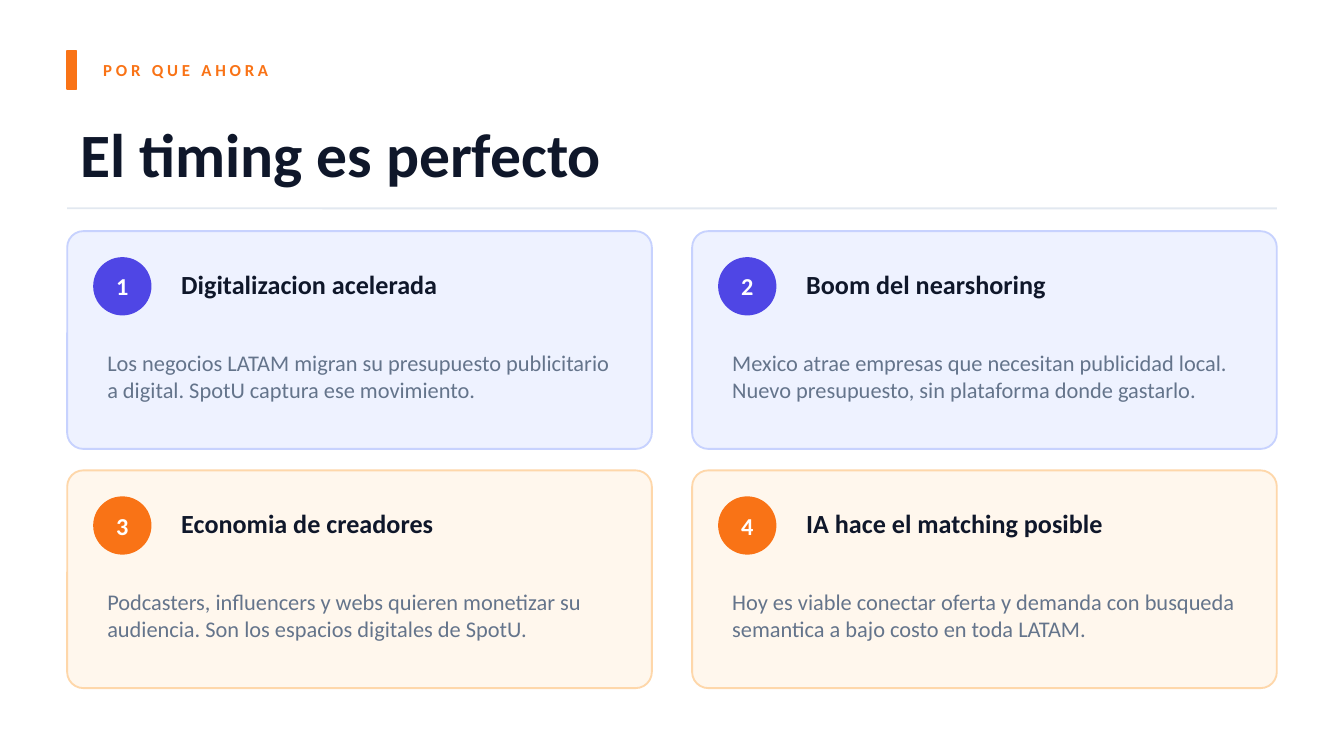
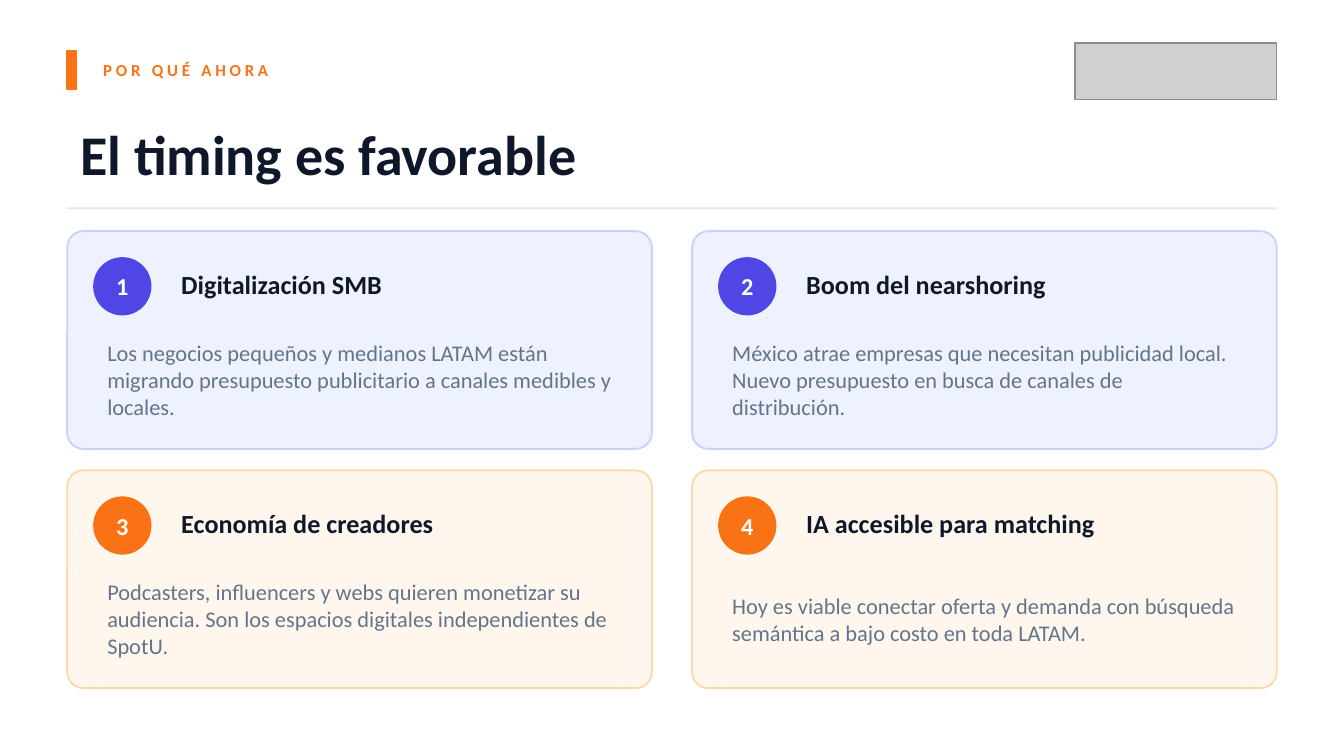
Before and after one commit to SpotU-online-org/spotu-webapp, a slide deck: slide 12 of docs/SpotU_Presentacion.pptx (slide 11 before the commit). Drawn at 1344x756 pixels with LibreOffice and Linux fonts; fonts in the diff are those of the drawing; grey boxes stand for pictures. Boxes give left, top, right and bottom in pixels: in the first picture for what was removed or moved away, otherwise in the second. Text is boxed around its words. In the diff, an @@ line names an element or a change of style, - is before the commit and + after.

```diff
--- a/docs/SpotU_Presentacion.pptx
+++ b/docs/SpotU_Presentacion.pptx
@@ picture added at (x1=1075, y1=43, x2=1277, y2=99) @@
@@ text at (x1=103, y1=63, x2=268, y2=78): text changed @@
-POR QUE AHORA
+POR QUÉ AHORA
@@ text at (x1=80, y1=135, x2=576, y2=185): text changed; size 33 to 30 pt @@
-El timing es perfecto
+El timing es favorable
@@ text at (x1=181, y1=275, x2=382, y2=299): text changed @@
-Digitalizacion acelerada
+Digitalización SMB
@@ text at (x1=107, y1=345, x2=611, y2=415): text changed @@
-Los negocios LATAM migran su presupuesto publicitario a digital. SpotU captura ese movimiento.
+Los negocios pequeños y medianos LATAM están migrando presupuesto publicitario a canales medibles y locales.
@@ text at (x1=732, y1=345, x2=1227, y2=415): text changed @@
-Mexico atrae empresas que necesitan publicidad local. Nuevo presupuesto, sin plataforma donde gastarlo.
+México atrae empresas que necesitan publicidad local. Nuevo presupuesto en busca de canales de distribución.
@@ text at (x1=181, y1=514, x2=433, y2=534): text changed @@
-Economia de creadores
+Economía de creadores
@@ text at (x1=806, y1=514, x2=1095, y2=538): text changed @@
-IA hace el matching posible
+IA accesible para matching
@@ text at (x1=107, y1=584, x2=607, y2=658): text changed @@
-Podcasters, influencers y webs quieren monetizar su audiencia. Son los espacios digitales de SpotU.
+Podcasters, influencers y webs quieren monetizar su audiencia. Son los espacios digitales independientes de SpotU.
@@ text at (x1=732, y1=598, x2=1234, y2=645): text changed @@
-Hoy es viable conectar oferta y demanda con busqueda semantica a bajo costo en toda LATAM.
+Hoy es viable conectar oferta y demanda con búsqueda semántica a bajo costo en toda LATAM.
```
Also in this commit, not shown: 8 other slides changed, 4 slides added, 3 slides removed, 13 other files.
